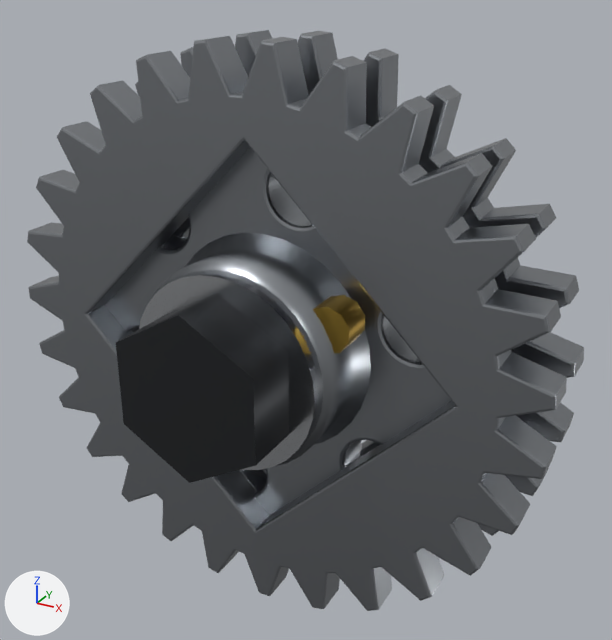
The glTF model porsche-911sc-engine/parts/cam-sprocket-right.glb, before and after one commit.
Rendered twice from a camera (50 mm lens) standing at (354.0, -361.6, 55.5) and looking at (297.8, -259.4, 4.4). The axes (+X, +Y, +Z) are drawn at lower left. The lights are the same throughout. The picture after the commit comes second. Where no turn or scale is listed for an object, it has been applied to the vertices. Vertices at exactly the same position are counted once.

Names of what the first picture shows: 'cam-sprocket-right:brass', 'cam-sprocket-right:darkSteel', 'cam-sprocket-right:polishedSteel', 'cam-sprocket-right:steel'.
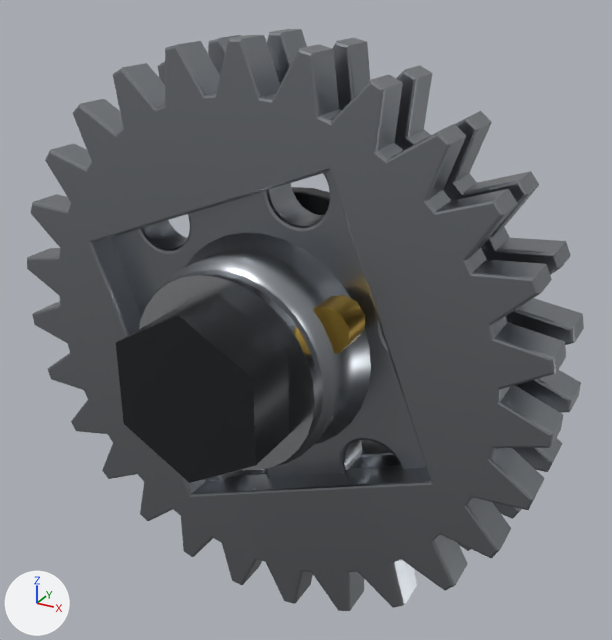
Where the newer file only moved an object's origin or applied its transform, the numbers keep the older frame.

Patch to the scene script:
```diff
--- a/porsche-911sc-engine/parts/cam-sprocket-right.glb.py
+++ b/porsche-911sc-engine/parts/cam-sprocket-right.glb.py
@@ me_mesh_0 @@
 # used by ob_cam_sprocket_right_steel; location = (292.0, -260.5, 0.0)
-me_mesh_0.from_pydata(...)  # 3864 vertices, 7688 faces; spans x -44.8..44.8, y -10.6..10.6, z -44.8..44.8
+me_mesh_0.from_pydata(...)  # 3864 vertices, 7688 faces; spans x -44.7..44.9, y -10.5..10.5, z -44.7..44.9
+# me_mesh_0 part 1: the loose piece of 676 vertices spanning x -44.8..44.8, y 4.5..10.6, z -44.8..44.8 is turned 113.7 degrees about the y axis through its middle, then moved by (0.0, 0.0, 0.1)
+# me_mesh_0 part 2: the loose piece of 676 vertices spanning x -44.8..44.8, y -5.6..0.3, z -44.8..44.8 is turned 113.7 degrees about the y axis through its middle, then moved by (0.0, 0.0, 0.1)
 me_mesh_0.materials.append(mat_steel)
```

Changed parts and their boxes (x1, y1, x2, y2) in the pictures (612 x 640 px; the box of a moved part takes in the faces that stretch with it):
'cam-sprocket-right:steel', reshaped: before (27, 30, 584, 611); after (27, 29, 584, 611)
part 1 of me_mesh_0, moved or reshaped (mostly hidden): before (135, 30, 584, 536); after (118, 29, 584, 551)
part 2 of me_mesh_0, moved or reshaped: before (27, 36, 567, 611); after (27, 35, 566, 611)
